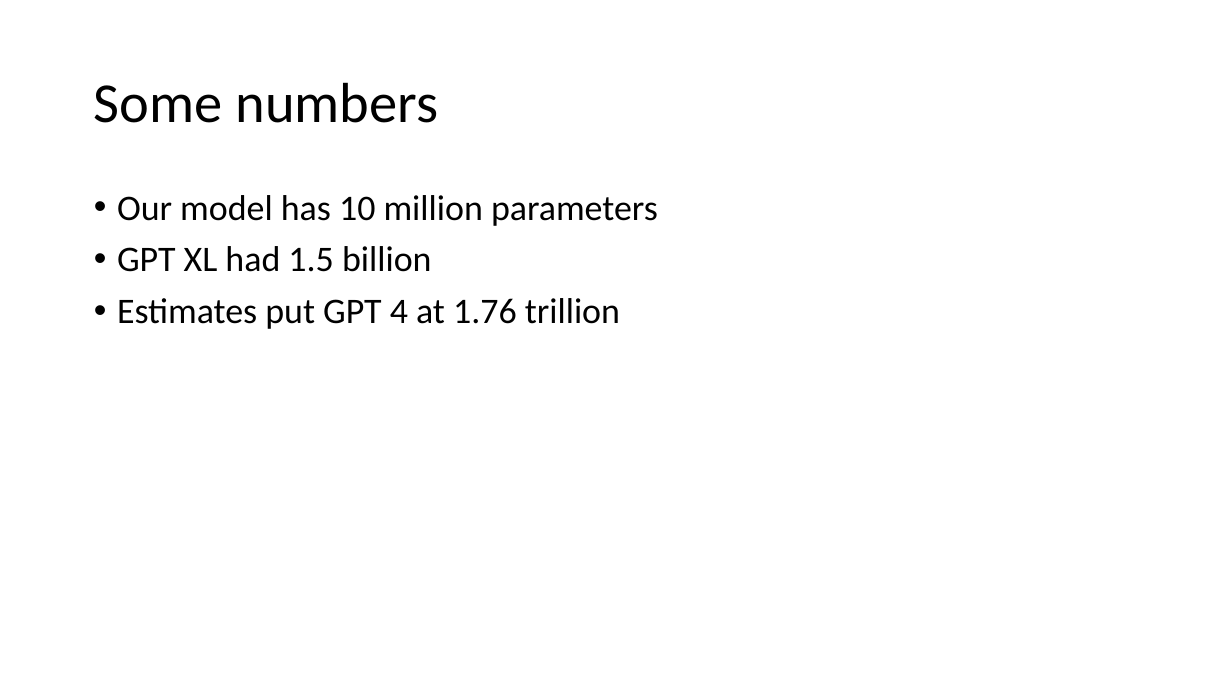
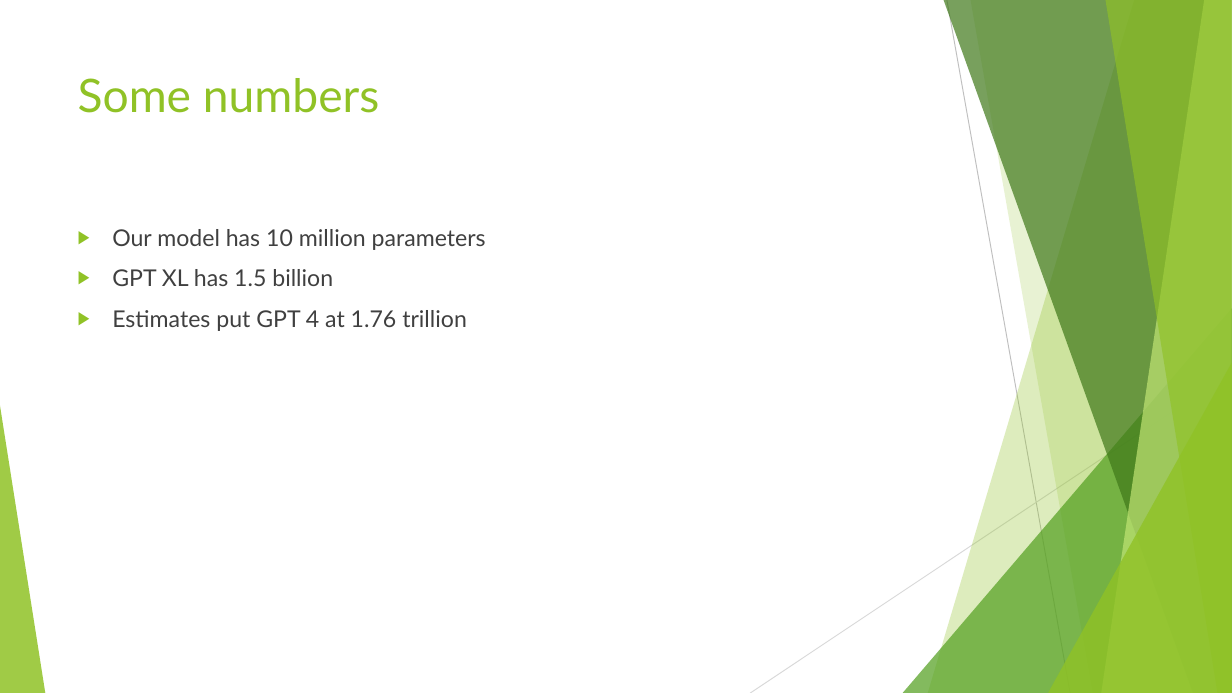
Before and after one commit to bodzio50318/genAiWorkshop, a slide deck: slide 22 of AiDem.pptm (slide 21 before the commit). Drawn at 1232x693 pixels with LibreOffice and Linux fonts; fonts in the diff are those of the drawing. Boxes give left, top, right and bottom in pixels: in the first picture for what was removed or moved away, otherwise in the second. Text is boxed around its words. In the diff, an @@ line names an element or a change of style, - is before the commit and + after.

```diff
--- a/AiDem.pptm
+++ b/AiDem.pptm
@@ title "Some numbers": place and size @@
-title "Some numbers" at <box>94,82,438,123</box>
+title "Some numbers" at <box>78,78,379,113</box>
@@ title "Some numbers" at <box>78,78,379,113</box>: size 44 to 36 pt, font Calibri to Lato, text colour #000000 to #90C226; line spacing 0.9 to 1; vertical alignment middle to top @@
@@ text "Our model has 10 million ...": place and size @@
-text "Our model has 10 million ..." at <box>117,195,658,329</box>
+text "Our model has 10 million ..." at <box>112,229,486,331</box>
@@ text at <box>112,229,486,331</box>: size 28 to 18 pt, font Calibri to Lato, text colour #000000 to #404040 in "Our model has 10 million parameters", "Estimates put GPT 4 at 1.76 trillion"; bullet • to ▶; line spacing 0.9 to 1 @@
@@ text at <box>112,269,333,286</box>: text changed; size 28 to 18 pt; font Calibri to Lato; text colour #000000 to #404040 @@
-• GPT XL had 1.5 billion
+▶ GPT XL has 1.5 billion
@@ group added at <box>0,0,1232,693</box>: 5 freeform shapes, 3 triangles, 2 lines @@
```
Also in this commit, not shown: 21 other slides changed, 1 slide added, 3 other files.
